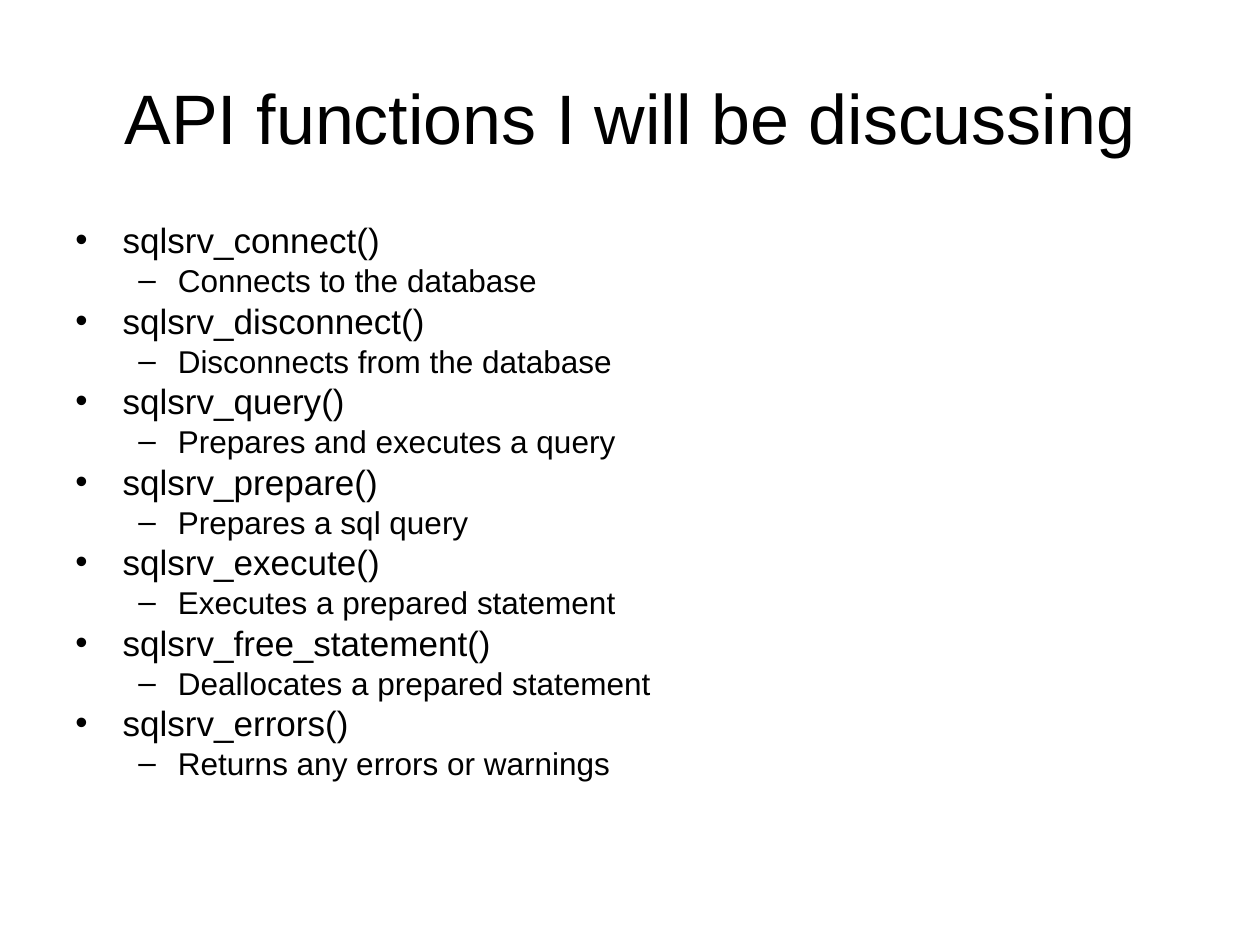
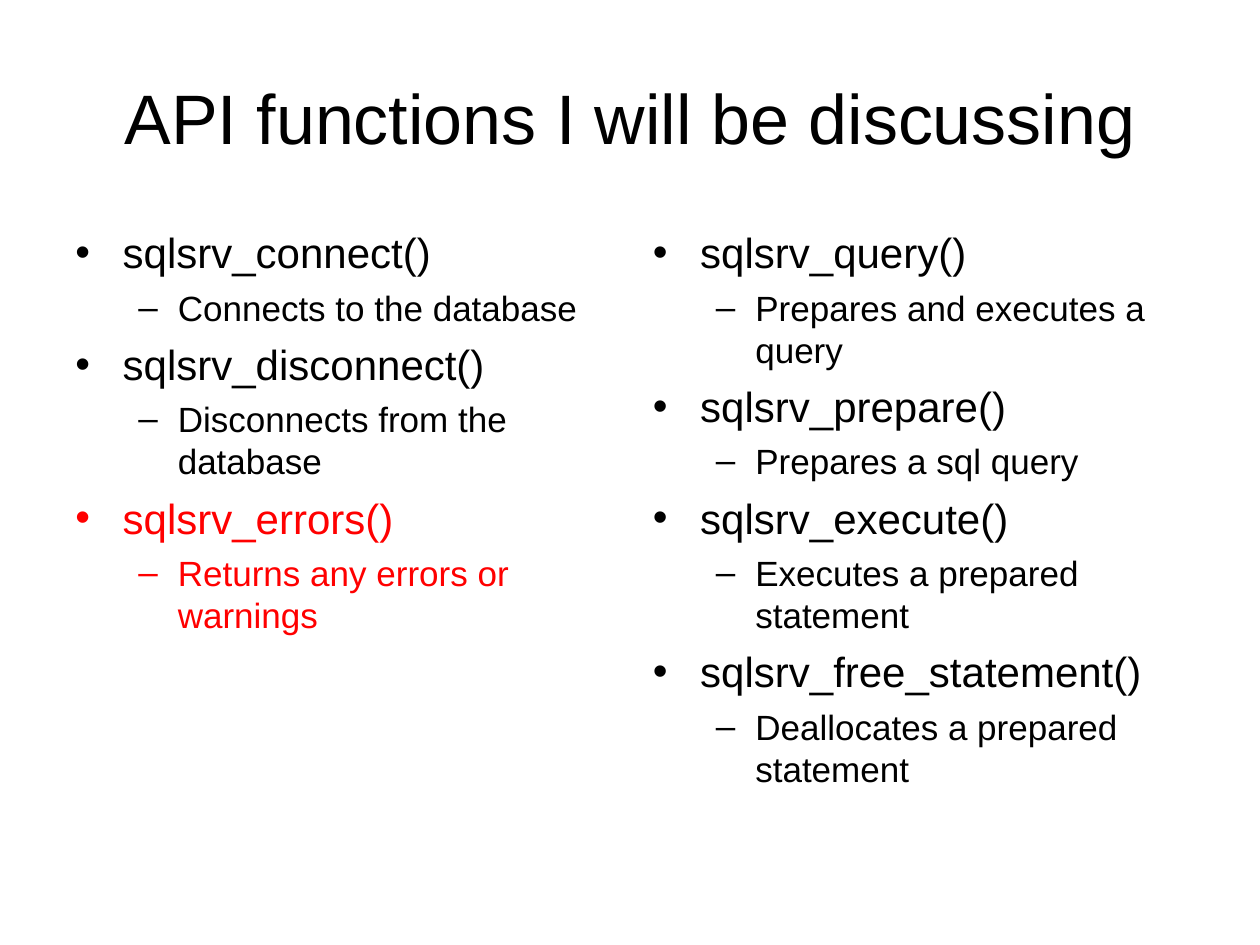
Before and after one commit to LIPHP/Employee-Contact-List, a slide deck: slide 14 of Docs/Using Microsoft SQL Server with PHP.ppt. Drawn at 1260x945 pixels with LibreOffice and Linux fonts; fonts in the diff are those of the drawing. Boxes give left, top, right and bottom in pixels: in the first picture for what was removed or moved away, otherwise in the second. Text is boxed around its words. In the diff, an @@ line names an element or a change of style, - is before the commit and + after.

```diff
--- a/Docs/Using Microsoft SQL Server with PHP.ppt
+++ b/Docs/Using Microsoft SQL Server with PHP.ppt
@@ text at [123, 227, 612, 374]: paragraphs removed @@
-• sqlsrv_connect()
-  – Connects to the database
-• sqlsrv_disconnect()
-  – Disconnects from the database
@@ text added at [123, 237, 577, 635], 20 pt, text #000000 @@
+• sqlsrv_connect()
+  – Connects to the database
+• sqlsrv_disconnect()
+  – Disconnects from the database
+• sqlsrv_errors()
+  – Returns any errors or warnings
@@ text "sqlsrv_query()": place and size @@
-text "sqlsrv_query()" at [123, 227, 650, 781]
+text "sqlsrv_query()" at [700, 237, 1144, 783]
@@ text "sqlsrv_query()" at [700, 237, 1144, 783]: size 20 to 24 pt in "sqlsrv_query()", "sqlsrv_prepare()", "sqlsrv_execute()", "sqlsrv_free_statement()"; size 18 to 20 pt in "Prepares and executes a query", "Prepares a sql query", "Executes a prepared statement", "Deallocates a prepared statement"; line spacing 0.8 to 1; more space between paragraphs @@
@@ text at [123, 710, 610, 781]: paragraphs removed @@
-• sqlsrv_errors()
-  – Returns any errors or warnings
```
Also in this commit, not shown: 17 other slides changed, 1 slide added, 1 other file.
